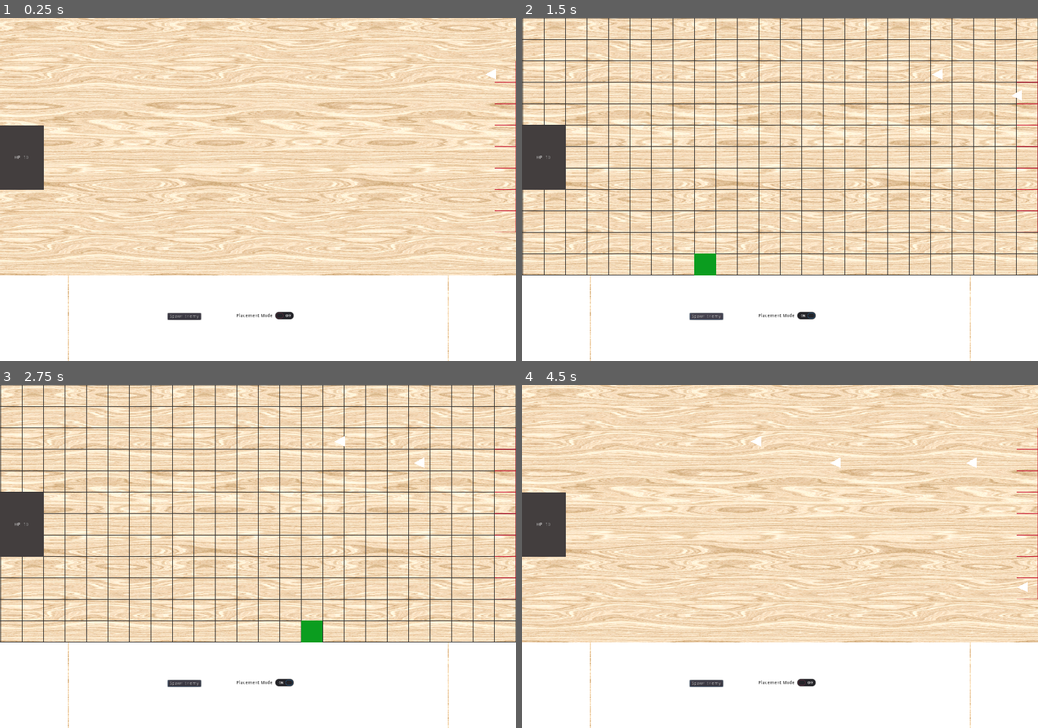
Above: before the commit, frames 1-4 (two rows, left to right).
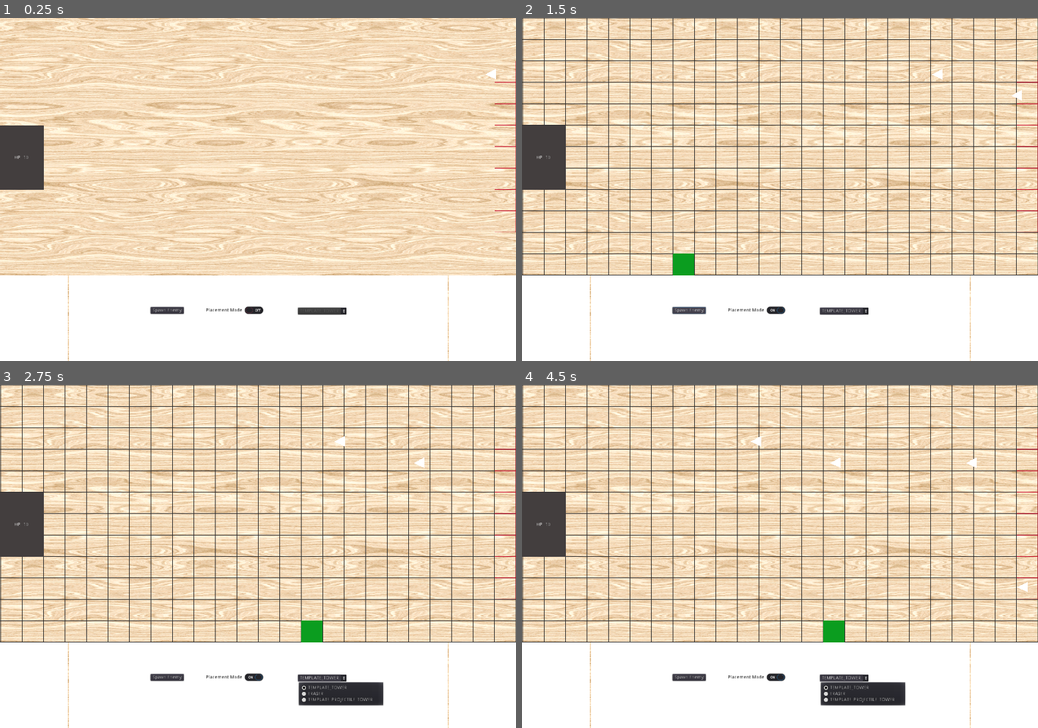
Above: after the commit, the same moments.

Repository: CSMA-Technology/chelydra
Game: Godot game, scene res://Scenes/Levels/TemplateLevel/TemplateLevel.tscn
Two runs of this game, one before a commit and one after it. Both use one fixed random seed, a clock stepped at 60 frames per second and the inputs below.
Inputs (mouse positions are in pixels of both pictures, inside the frame that each line leads up to):
- Up to frame 1 (0.25 s): no input
- Up to frame 2 (1.5 s): click "Placement Mode" at 0.5 s; click "Spawn Enemy" at 1.25 s
- Up to frame 3 (2.75 s): click (319, 676) at 2 s, where only the run after the commit has a clickable "TEMPLATE_TOWER"
- Up to frame 4 (4.5 s): click "Placement Mode" at 2.75 s; click "Spawn Enemy" at 3.5 s; click (841, 676) at 4.25 s, where only the run after the commit has a clickable "TEMPLATE_TOWER"

The runs differ from the first frame. In frame 1, 0.8% of the frame differs, in the area x 29-68%, y 84-89%; in frame 2, 1.3%; in frame 3, 1.9%; in frame 4, 8.5%, in the area x 0-100%, y 0-94%.

Commit message:
feat(tower-placement-menu): allows placement of all tower types in debug mode (#16)

Diff:
--- a/Scenes/Levels/TemplateLevel/TemplateLevel.gd
+++ b/Scenes/Levels/TemplateLevel/TemplateLevel.gd
@@ -1,28 +1,39 @@
 extends Node2D
 
 onready var score_label = $ScoreLabel
+onready var tower_options = $HUD/Debug/TowerOptionButton
 var TowerPlacement = preload("res://Scenes/Utils/TowerPlacement/TowerPlacement.tscn")
 var enemy = preload("res://Scenes/Enemies/TemplateEnemy/TemplateEnemy.tscn")
 var is_grid_on = false
+var tower_selection
 export var placement_mode = false
 export var health = 3
 
 func _ready():
 	randomize()
 	update_score_label(health)
+	# debug for the option menu
+	for key in GameManager.TowerEnum.keys():
+		tower_options.add_item(key)
+	tower_options.selected = 0
+	tower_selection = tower_options.get_item_text(tower_options.selected)
 
 func _process(_delta):
 	if (placement_mode):
 		$TowerPlacement.show()
+		tower_options.disabled = false
 	else:
 		$TowerPlacement.hide()
+		tower_options.disabled = true
 
 # debug / dev function
 func _on_PlacementModeButton_toggled(placement_mode_toggle):
 	placement_mode = placement_mode_toggle
 
 func place_tower(position, tower):
-	var new_tower = tower.instance()
+	var tower_scene = GameManager.get_tower_scene(tower_selection)
+	var tower_type = load(tower_scene)
+	var new_tower = tower_type.instance()
 	new_tower.position = position
 	$Towers.add_child(new_tower)
 	$Navigation.update_nav_area()
@@ -46,3 +57,6 @@
 # debug / dev function
 func _on_SpawnEnemyButton_pressed():
 	$EnemySpawns.spawn()
+
+func _on_TowerOptionButton_item_selected(index):
+	tower_selection = tower_options.get_item_text(index)
--- a/Scenes/Levels/TemplateLevel/TemplateLevel.tscn
+++ b/Scenes/Levels/TemplateLevel/TemplateLevel.tscn
@@ -131,11 +131,21 @@
 border_width = 1.4
 editor_only = false
 
-[node name="PlacementModeButton" type="CheckButton" parent="HUD"]
-margin_left = 697.0
-margin_top = 869.0
-margin_right = 773.0
-margin_bottom = 909.0
+[node name="Debug" type="Control" parent="HUD"]
+margin_left = 661.0
+margin_top = 841.0
+margin_right = 740.0
+margin_bottom = 905.0
+
+[node name="PlacementModeButton" type="CheckButton" parent="HUD/Debug"]
+anchor_left = 0.5
+anchor_top = 0.5
+anchor_right = 0.5
+anchor_bottom = 0.5
+margin_left = -94.0
+margin_top = -128.0
+margin_right = 94.0
+margin_bottom = 128.0
 custom_colors/font_color_focus = Color( 0, 0, 0, 1 )
 custom_colors/font_color_hover_pressed = Color( 0, 0, 0, 1 )
 custom_colors/font_color = Color( 0, 0, 0, 1 )
@@ -143,12 +153,21 @@
 custom_colors/font_color_pressed = Color( 0, 0, 0, 1 )
 text = "Placement Mode"
 
-[node name="SpawnEnemyButton" type="Button" parent="HUD"]
-margin_left = 498.0
-margin_top = 881.0
-margin_right = 597.0
-margin_bottom = 901.0
+[node name="SpawnEnemyButton" type="Button" parent="HUD/Debug"]
+anchor_top = 0.5
+anchor_bottom = 0.5
+margin_left = -214.0
+margin_top = -10.0
+margin_right = -115.0
+margin_bottom = 10.0
 text = "Spawn Enemy"
+
+[node name="TowerOptionButton" type="OptionButton" parent="HUD/Debug"]
+margin_left = 225.0
+margin_top = 24.0
+margin_right = 326.0
+margin_bottom = 44.0
+text = "Tower Type"
 
 [node name="Towers" type="Node" parent="."]
 
@@ -169,6 +188,7 @@
 align = 1
 
 [connection signal="spawn_enemy" from="EnemySpawns" to="." method="spawn_enemy"]
-[connection signal="toggled" from="HUD/PlacementModeButton" to="." method="_on_PlacementModeButton_toggled"]
-[connection signal="pressed" from="HUD/SpawnEnemyButton" to="." method="_on_SpawnEnemyButton_pressed"]
+[connection signal="toggled" from="HUD/Debug/PlacementModeButton" to="." method="_on_PlacementModeButton_toggled"]
+[connection signal="pressed" from="HUD/Debug/SpawnEnemyButton" to="." method="_on_SpawnEnemyButton_pressed"]
+[connection signal="item_selected" from="HUD/Debug/TowerOptionButton" to="." method="_on_TowerOptionButton_item_selected"]
 [connection signal="place_tower" from="TowerPlacement" to="." method="place_tower"]
--- /dev/null
+++ b/Scenes/Utils/GameManager.gd
@@ -0,0 +1,14 @@
+extends Node
+
+# TODO update these to get rid of template towers when necessary
+enum TowerEnum { TEMPLATE_TOWER, ERASER, TEMPLATE_PROJECTILE_TOWER }
+var towers = {
+	TowerEnum.TEMPLATE_TOWER: "res://Scenes/Towers/TemplateTower.tscn",
+	TowerEnum.ERASER: "res://Scenes/Towers/Eraser.tscn",
+	TowerEnum.TEMPLATE_PROJECTILE_TOWER: "res://Scenes/Towers/TemplateProjectileTower/TemplateProjectileTower.tscn"
+}
+
+# util function to get the scene file for each tower type
+func get_tower_scene(tower_type):
+	var index = TowerEnum.get(str(tower_type))
+	return towers[index]
--- a/Scenes/Utils/TowerPlacement/TowerPlacement.gd
+++ b/Scenes/Utils/TowerPlacement/TowerPlacement.gd
@@ -22,8 +22,6 @@
 			tower.position = snap_position*cell_size
 		if event is InputEventMouseButton and event.pressed:
 			var placement_area = $TileMap.get_used_rect()
-			print_debug("placement area: ", placement_area.position, " to ", placement_area.end)
-			print_debug("placement point: ", event.position/cell_size)
 			if (placement_area.has_point(event.position/cell_size) && is_placement_valid()):
 				emit_signal("place_tower", calculate_snap_position(event.position)*cell_size, tower_scene)
 
--- a/project.godot
+++ b/project.godot
@@ -23,6 +23,10 @@
 config/name="Chelydra"
 run/main_scene="res://Scenes/Levels/TemplateLevel/TemplateLevel.tscn"
 config/icon="res://icon.png"
+
+[autoload]
+
+GameManager="*res://Scenes/Utils/GameManager.gd"
 
 [display]
 
